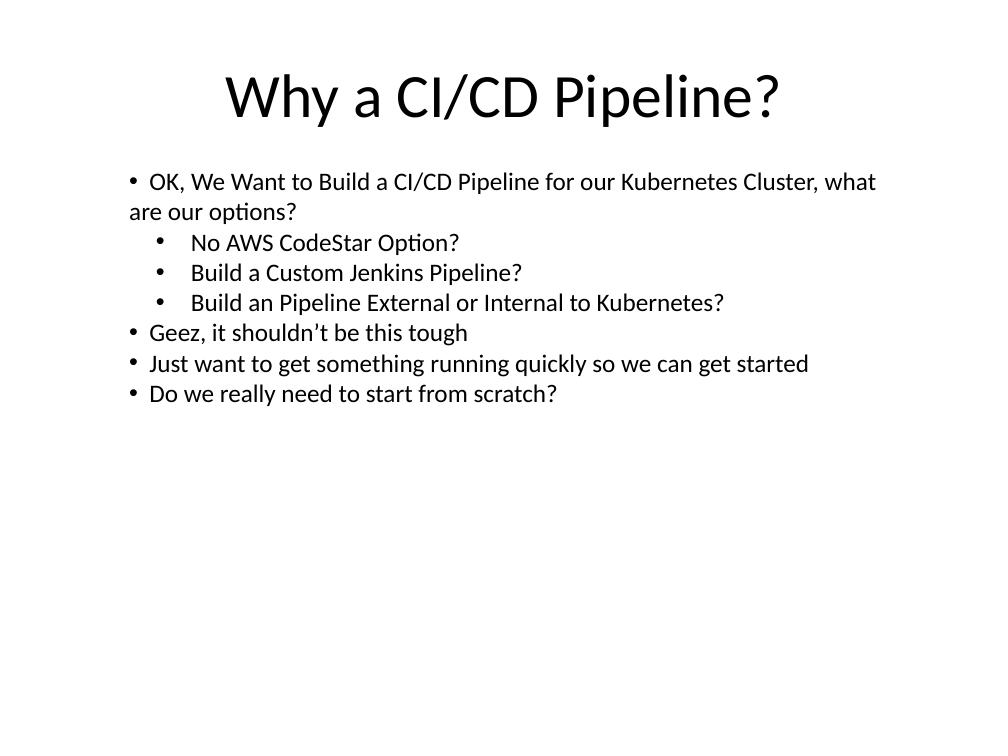
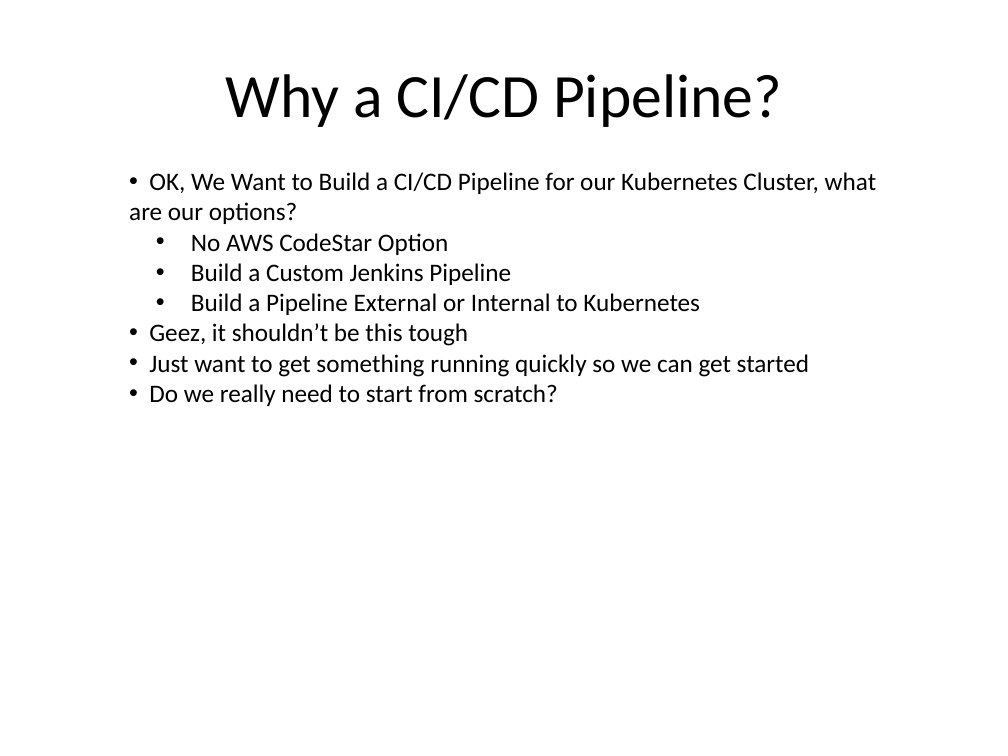
Before and after one commit to kskalvar/aws-eks-pipeline-quickstart, a slide deck: slide 4 of slides/AWS-EKS-Pipeline-QuickStart.pptx. Drawn at 1008x756 pixels with LibreOffice and Linux fonts; fonts in the diff are those of the drawing; background and template pictures are left out. Boxes give left, top, right and bottom in pixels: in the first picture for what was removed or moved away, otherwise in the second. Text is boxed around its words. In the diff, an @@ line names an element or a change of style, - is before the commit and + after.

```diff
--- a/slides/AWS-EKS-Pipeline-QuickStart.pptx
+++ b/slides/AWS-EKS-Pipeline-QuickStart.pptx
@@ text at <box>191,233,700,315</box>: text changed @@
-  • No AWS CodeStar Option?
-  • Build a Custom Jenkins Pipeline?
-  • Build an Pipeline External or Internal to Kubernetes?
+  • No AWS CodeStar Option
+  • Build a Custom Jenkins Pipeline
+  • Build a Pipeline External or Internal to Kubernetes
```
Also in this commit, not shown: 3 other slides changed.
